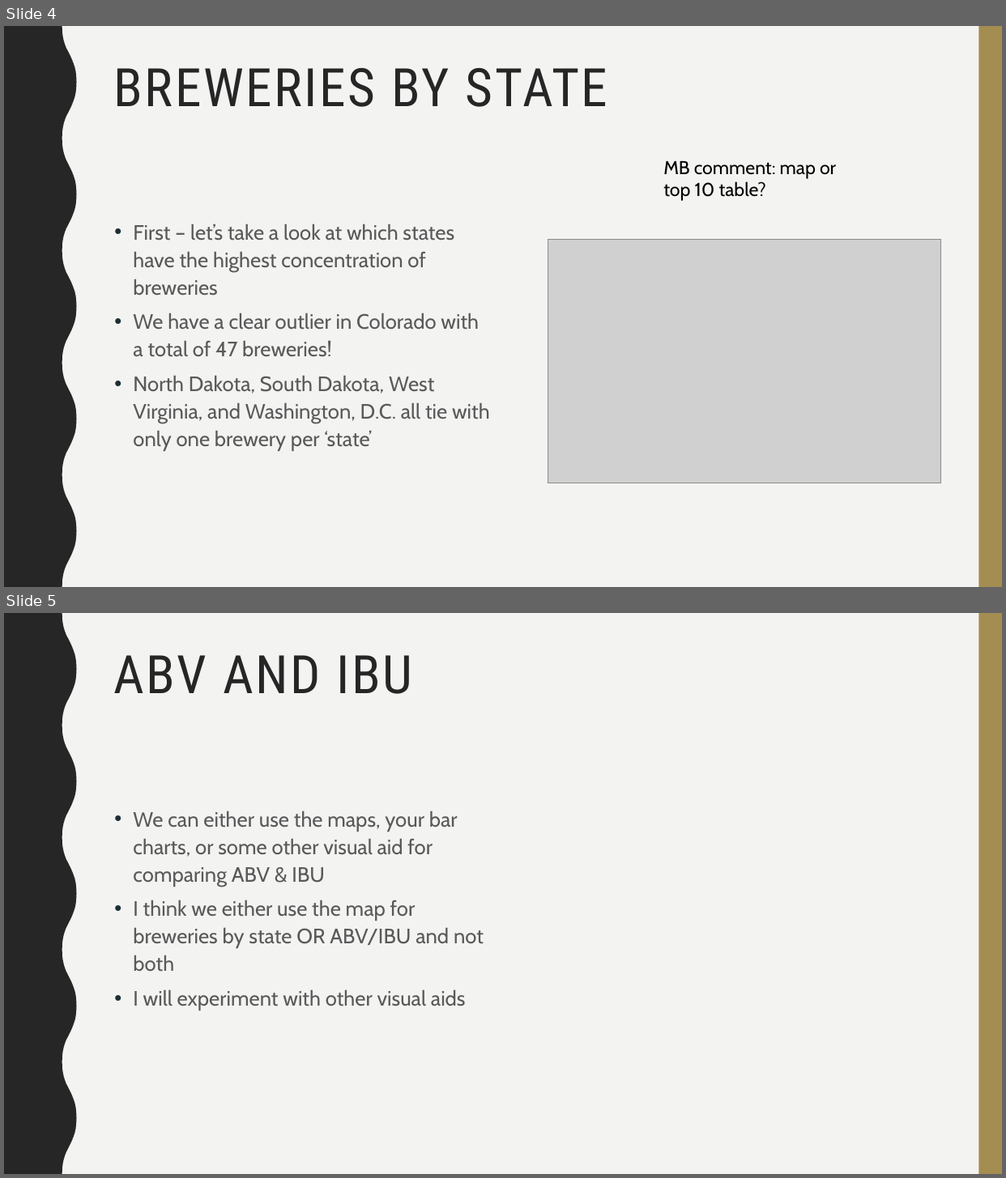
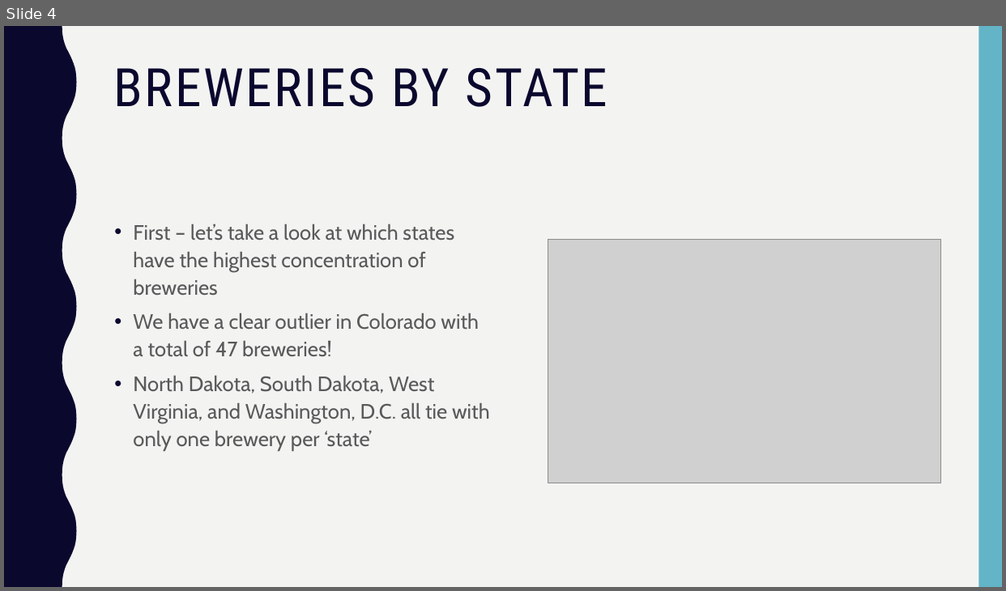
Before and after one commit to mattfarrow1/6306-project-1, a slide deck: docs/Matt_Farrow_Megan_Ball_DS6306_EDA.pptx. Shown one above the other, each under a label of ours: slides 4 and 5 before the commit, slide 4 after it. The pictures are 1006x1178 and 1006x591 pixels, drawn with LibreOffice and Linux fonts; fonts in the diff are those of the drawing; grey boxes stand for pictures. Boxes give left, top, right and bottom in pixels: in the first picture for what was removed or moved away, otherwise in the second. Text is boxed around its words. In the diff, an @@ line names an element or a change of style, - is before the commit and + after.

```diff
--- a/docs/Matt_Farrow_Megan_Ball_DS6306_EDA.pptx
+++ b/docs/Matt_Farrow_Megan_Ball_DS6306_EDA.pptx
@@ slide 5 removed at (x1=4, y1=613, x2=1002, y2=1174), background #F3F3F2; not listed: 2 template elements that a slide beside it also shows @@
@@ title removed at (x1=114, y1=655, x2=413, y2=694) @@
-ABV AND IBU
@@ text removed at (x1=133, y1=811, x2=484, y2=1011) @@
-• We can either use the maps, your bar charts, or some other visual aid for comparing ABV & IBU
-• I think we either use the map for breweries by state OR ABV/IBU and not both
-• I will experiment with other visual aids
@@ slide 4 changed as well @@
@@ freeform shape at (x1=4, y1=26, x2=77, y2=587): fill #262626 to #0B082E @@
@@ rectangle at (x1=978, y1=26, x2=1002, y2=587): fill #A38D51 to #62B4C6 @@
@@ title "BREWERIES BY STATE" at (x1=114, y1=68, x2=608, y2=107): text colour #262626 to #0B082E @@
@@ text removed at (x1=663, y1=161, x2=836, y2=201) @@
-MB comment: map or top 10 table?
@@ text "First – let’s take a ..." at (x1=133, y1=224, x2=490, y2=451): bullet colour #1B2F36 to #0B082E @@
```
Also in this commit, not shown: 4 other slides changed, 3 slides added, 1 other slide removed.
